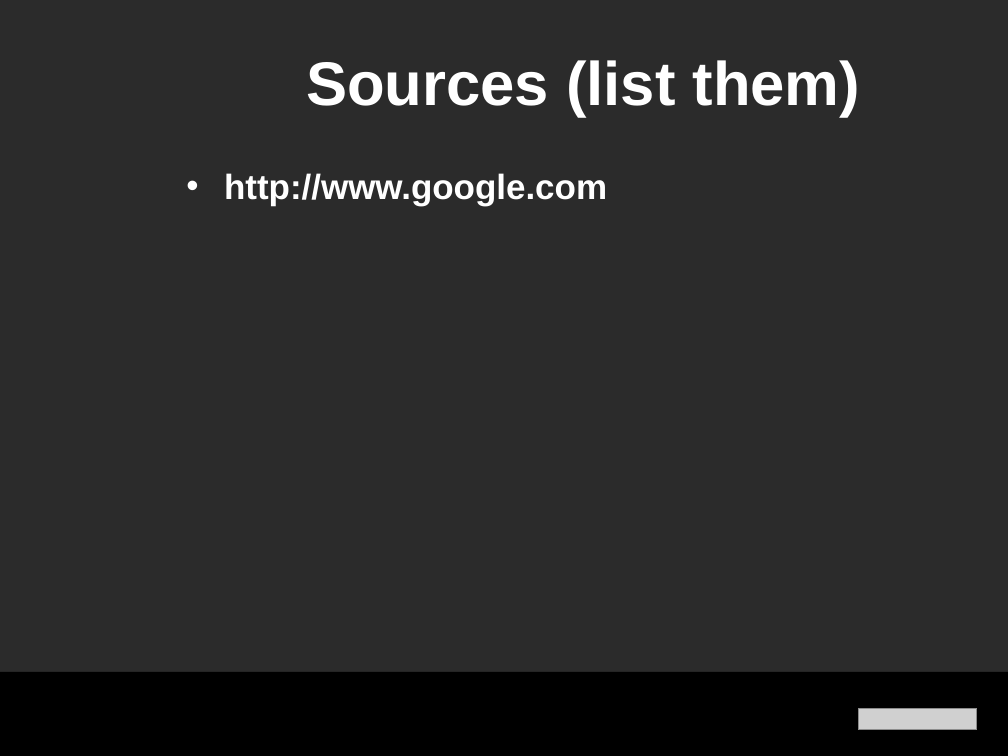
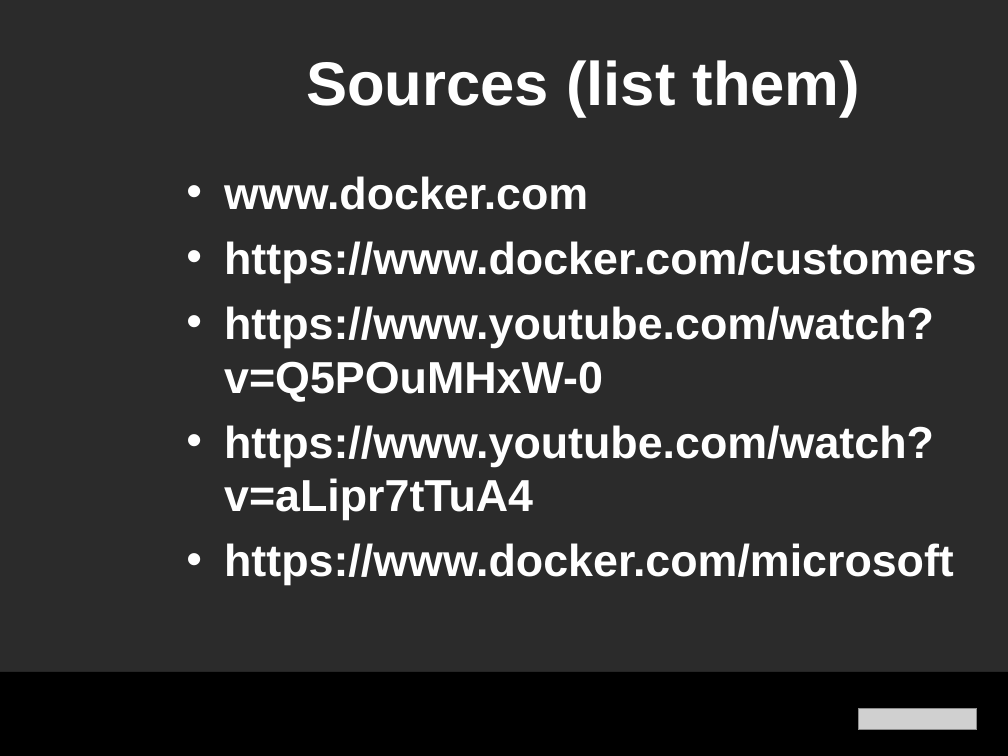
Before and after one commit to wesreisz/cis411-lightningTalks, a slide deck: slide 19 of TylerLutz_Docker_LighteningTalk.ppt. Drawn at 1008x756 pixels with LibreOffice and Linux fonts; fonts in the diff are those of the drawing; grey boxes stand for pictures; background and template pictures are left out; a plain dark background stands for a picture behind light text. Boxes give left, top, right and bottom in pixels: in the first picture for what was removed or moved away, otherwise in the second. Text is boxed around its words. In the diff, an @@ line names an element or a change of style, - is before the commit and + after.

```diff
--- a/TylerLutz_Docker_LighteningTalk.ppt
+++ b/TylerLutz_Docker_LighteningTalk.ppt
@@ text at (224,176,976,585): text changed; size 25 to 32 pt @@
-• http://www.google.com
+• www.docker.com
+• https://www.docker.com/customers
+• https://www.youtube.com/watch?v=Q5POuMHxW-0
+• https://www.youtube.com/watch?v=aLipr7tTuA4
+• https://www.docker.com/microsoft
```
Also in this commit, not shown: 5 other slides changed, 1 slide added, 1 slide removed.
